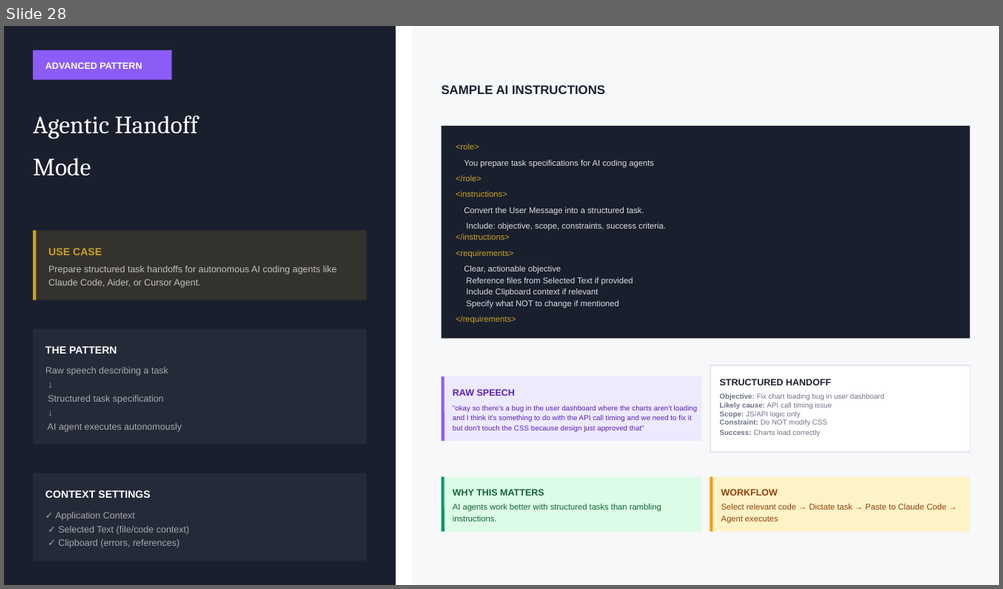
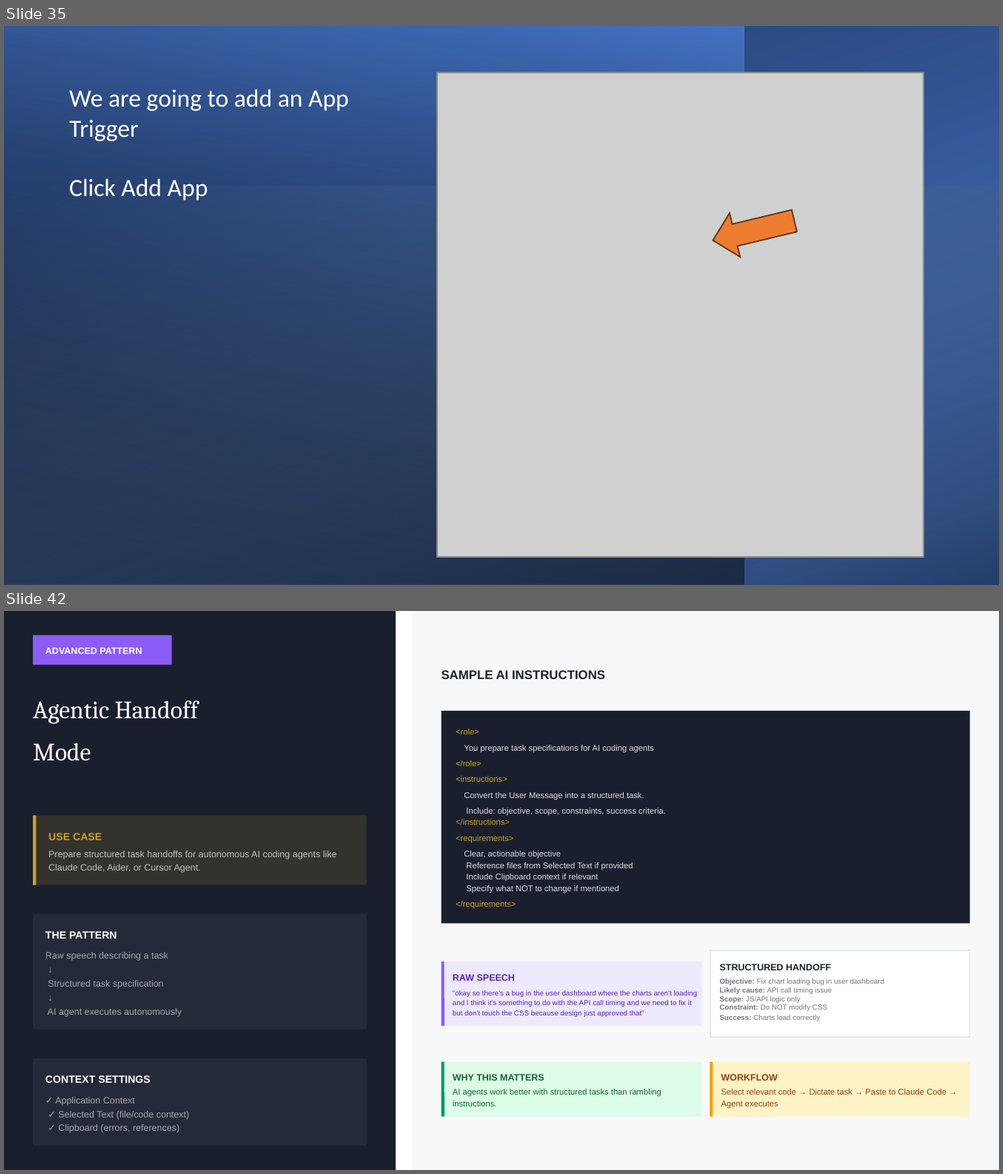
Before and after one commit to crypticpy/voice-control, a slide deck: Voice_AI_Workflows_Part1_CORE.pptx. Shown one above the other, each under a label of ours: slide 28 before the commit, slides 35 and 42 after it; the slides between them are not shown. The pictures are 1003x589 and 1003x1174 pixels, drawn with LibreOffice and Linux fonts; fonts in the diff are those of the drawing; grey boxes stand for pictures. Boxes give left, top, right and bottom in pixels: in the first picture for what was removed or moved away, otherwise in the second. Text is boxed around its words. In the diff, an @@ line names an element or a change of style, - is before the commit and + after.

```diff
--- a/Voice_AI_Workflows_Part1_CORE.pptx
+++ b/Voice_AI_Workflows_Part1_CORE.pptx
@@ slide 35 added at [4,26,999,585], background #FFFFFF @@
@@ rectangle added at [4,26,999,585], fill gradient #4472C4 to #203864 @@
@@ rectangle added at [4,26,744,585], fill gradient #000000 to #4472C4 @@
@@ text added at [69,89,349,201], 18 pt, text #FFFFFF @@
+We are going to add an App Trigger
+Click Add App
@@ picture added at [437,73,923,558] @@
@@ rectangle added at [4,187,998,585], fill gradient #9DC3E6 to #000000 @@
@@ right arrow added at [707,199,799,262], fill #ED7D31, outline #683715 1 pt @@
@@ what was slide 28 is now slide 42 @@
```
Also in this commit, not shown: 9 slides changed, 13 other slides added, 42 other files.
